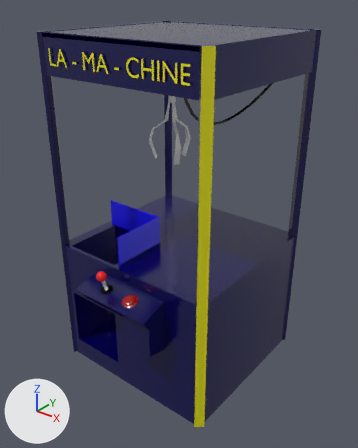
An edit to the Blender file Assets/LP_clawmachine.blend, drawn before and after from the same camera.
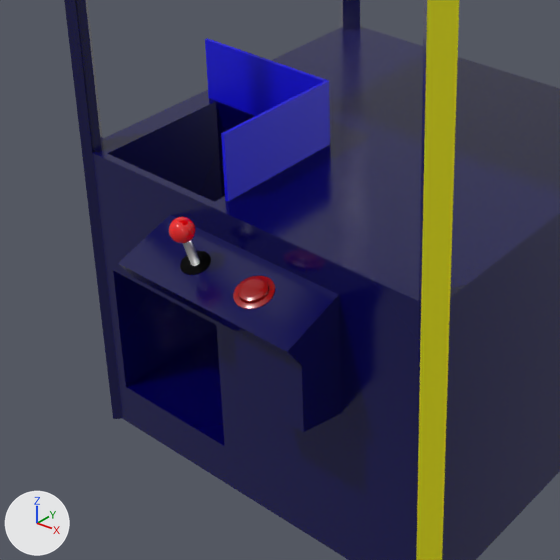
Each version is shown whole from a camera (50 mm lens) standing at (3.29, -4.24, 4.45) and looking at (0.02, -0.15, 1.92), then close up on the part from 8% to 70% of the width and 41% to 91% of the height. The axes (+X, +Y, +Z) are drawn at lower left. The lights are the same throughout.

The older version as bpy lines, for what is in view:
```python
ob_button = bpy.data.objects.new('button', me_circle)
ob_button.parent = ob_machine
ob_button.location = (0.319, -0.789, -0.217)
ob_button.rotation_euler = (0.304, 0.0, 0.402)  # degrees (17, 0, 23)
ob_button.scale = (0.45, 0.45, 0.45)
ob_joystick = bpy.data.objects.new('joystick', me_circle_002)
ob_joystick.parent = ob_machine
ob_joystick.location = (-0.00405, -0.933, -0.193)
ob_joystick.rotation_euler = (0.281, 0.118, 0.0167)  # degrees (16, 6.8, 1)
ob_joystick.scale = (0.0684, 0.0684, 0.0684)
ob_machine = bpy.data.objects.new('Machine', me_cube)
ob_machine.location = (0.0, 0.0, 0.822)
ob_machine.scale = (1.0, 1.0, 0.77)
# also in view: 'Cube.002' at (-0.62, -0.57, 1.79)
```
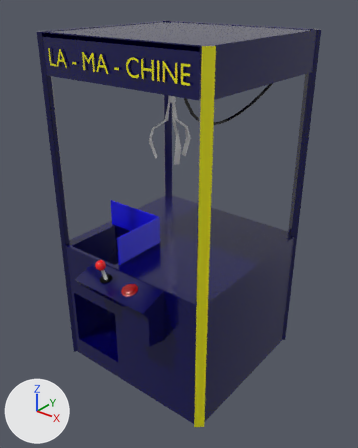
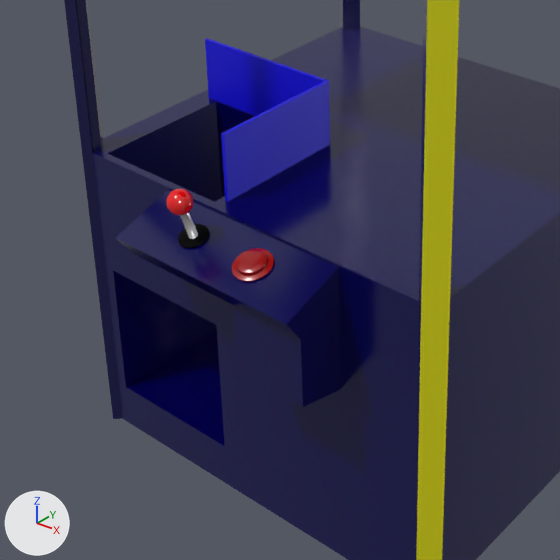
What differs and where, as boxes (x1, y1, x2, y2) in the close-ups (560 x 560 px; the box of a moved part takes in the faces that stretch with it):
```json
{"object": "joystick", "change": "moved", "before": [169, 217, 211, 275], "after": [166, 188, 209, 248]}
{"part": 1, "of": "me_cube", "change": "moved or reshaped", "before": [118, 215, 341, 432], "after": [116, 190, 340, 407]}
```

The change, as JSON lines over the scene's bpy script:
```json
{"block": "me_cube", "where": "me_cube.from_pydata(...)  # 248 vertices, 207 faces; spans x -1.14..1.02, y -1.32..1.03, z -1.03..4.16"}
{"block": "me_cube", "where": "# used by ob_machine; location = (0.0, 0.0, 0.822); scale = (1.0, 1.0, 0.77)"}
{"block": "me_cube", "change": "me_cube part 1: the loose piece of 20 vertices spanning x -0.51..0.5, y -1.32..-1.0, z 0.06..0.86 is moved by (0.0, 0.0, 0.17)"}
{"op": "set", "path": "ob_joystick.location", "old": "(-0.00405, -0.933, -0.193)", "new": "(-0.00405, -0.933, -0.0558)"}
```
